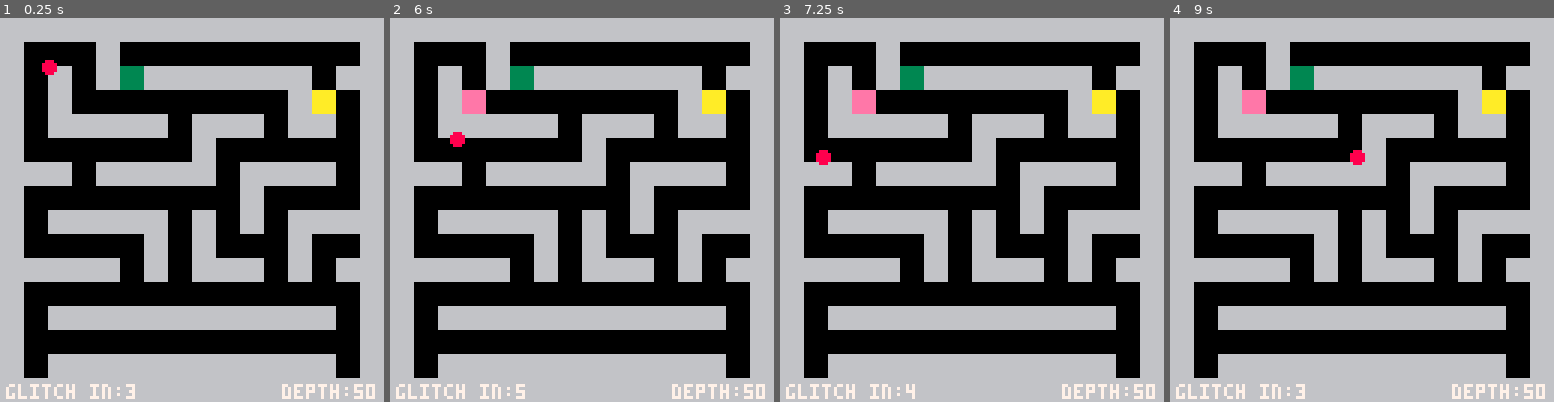
Above: before the commit, frames 1-4 (left to right).
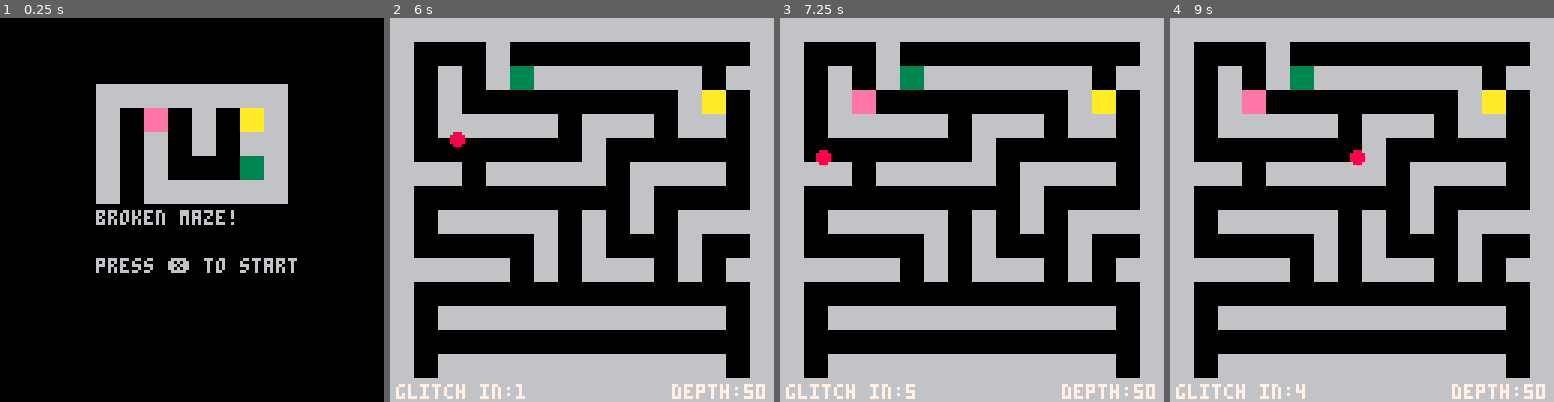
Above: after the commit, the same moments.

Repository: getJv/novice_summer_jam
Game: PICO-8 cartridge s_broken.p8
The game is run twice, just before and just after one commit, with the same random seed, the same clock (stepped at 60 frames per second) and the same inputs.
Inputs:
- Up to frame 1 (0.25 s): no input
- Up to frame 2 (6 s): tap O (Z key) at 0.33, 0.7, 1.43, 2.22, 3.1, 3.98, 4.87, 5.75 s; tap X (X key) at 1.07, 2.07, 2.4, 2.73, 3.07, 3.4, 3.73, 4.07, 4.4, 4.73, 5.07, 5.4, 5.73 s; hold Left 1.97-2.37 s; hold Down 2.42-2.82 s; hold Right 2.87-3.53 s; hold Up 3.58-4.08 s; hold Right 4.13-4.53 s; hold Down 4.58-5.08 s; hold Left 5.13-5.8 s; hold Up from 5.85 s (still down)
- Up to frame 3 (7.25 s): tap X (X key) every 0.33 s from 6.07 to 7.07 s; release Up at 6.18 s; hold Left 6.23-6.63 s; tap O (Z key) at 6.63 s; hold Down 6.68-7.08 s; hold Right from 7.13 s (still down)
- Up to frame 4 (9 s): tap X (X key) every 0.33 s from 7.4 to 8.73 s; tap O (Z key) at 7.52, 8.4 s; release Right at 7.8 s; hold Up 7.85-8.35 s; hold Right 8.4-8.8 s; hold Down from 8.85 s (still down)

The runs differ from the first frame. In frame 1, 59% of the frame differs, in the area x 0-100%, y 0-100%; in frame 2, 0.4%; in frame 3, less than 0.1%; in frame 4, less than 0.1%.

Commit message:
feat: Add Initial scene

Diff:
--- /dev/null
+++ b/menu_scene.lua
@@ -0,0 +1,91 @@
+
+maze_menu_logo = {
+    {1,1,1,1,1,1,1,1},
+    {1,0,2,0,1,0,3,1},
+    {1,0,1,0,1,0,1,1},
+    {1,0,1,0,0,0,4,1},
+    {1,0,1,1,1,1,1,1},
+}
+-- TODO: create credit scene
+-- TODO: duplicated function try use one one
+function draw_maze_menu(maze_template,offset_x,offset_y)
+
+    local num_rows = #maze_menu_logo
+    local num_cols = #maze_menu_logo[1]
+
+    -- here im going by each x,y of the maze matrix
+    for y = 1, num_rows do
+        for x = 1, num_cols do
+            -- (x - 1) is important because the array starts at 1 but the screen pixels starts at 0
+            local screen_x = (x - 1) * cell_size + offset_x
+            local screen_y = (y - 1) * cell_size + offset_y
+
+
+
+            -- wall condition, im using 6 as grey color
+            if maze_template[y][x] == obj_type.wall then
+                -- the cell_size - 1 here is because the pixels at screen start at 0
+                rectfill(screen_x, screen_y, screen_x + cell_size - 1, screen_y + cell_size - 1, 6)
+
+            elseif maze_template[y][x] == obj_type.breakable_wall then -- wall condition, im using 14 as pink color
+                rectfill(screen_x, screen_y, screen_x + cell_size - 1, screen_y + cell_size - 1, 14)
+
+            elseif maze_template[y][x] == obj_type.key then -- wall condition, im using 10 as yellow color
+                rectfill(screen_x, screen_y, screen_x + cell_size - 1, screen_y + cell_size - 1, 10)
+
+            elseif maze_template[y][x] == obj_type.exit then -- wall condition, im using 3 as green color
+                rectfill(screen_x, screen_y, screen_x + cell_size - 1, screen_y + cell_size - 1, 3)
+
+                -- path condition, im using 0 as black color
+            else
+                rectfill(screen_x, screen_y, screen_x + cell_size - 1, screen_y + cell_size - 1, 0)
+            end
+        end
+    end
+end
+
+function menu_scene_init()
+    _update = menu_scene_update
+    _draw = menu_scene_draw
+end
+
+function menu_scene_update()
+
+    if btnp(5) then  -- 5 = btn X
+        main_scene_init()
+    end
+end
+
+function menu_scene_draw()
+    cls()
+    draw_logo()
+    draw_press_x()
+end
+
+function draw_press_x()
+    local press_x_to_start = "press ❎ to start"
+    local text_width = #press_x_to_start * char_size  -- each char have ~4 pixels with
+    -- max width of PICO-8
+    local x_pos = (screen_width - text_width) / 2  -- find middle screen
+    local y_pos = screen_height / 2 + (cell_size*2)
+    print(press_x_to_start, x_pos, y_pos ,6)
+end
+
+function draw_logo()
+
+    local num_rows = #maze_menu_logo
+    local num_cols = #maze_menu_logo[1]
+
+    -- Find middle and center of screen
+    local maze_width = num_cols * cell_size
+    local maze_height = num_rows * cell_size
+
+    -- find the Offset to center the image
+    local offset_x = (screen_width - maze_width) / 2
+    local offset_y = (screen_height - maze_height) / 4 -- 25% of height
+    draw_maze_menu(maze_menu_logo,offset_x,offset_y)
+    --
+    offset_y = screen_height / 2 -- 50% of height
+    print("broken maze!",offset_x,offset_y)
+
+end
--- a/pre_loader.lua
+++ b/pre_loader.lua
@@ -1 +1,5 @@
-_init = main_scene_init
+screen_width = 128
+screen_height = 128
+char_size = 4
+
+_init = menu_scene_init
--- a/s_broken.p8
+++ b/s_broken.p8
@@ -7,6 +7,7 @@
 #include handler_maze.lua
 #include handler_player.lua
 #include main_scene.lua
+#include menu_scene.lua
 #include pre_loader.lua
 
 
